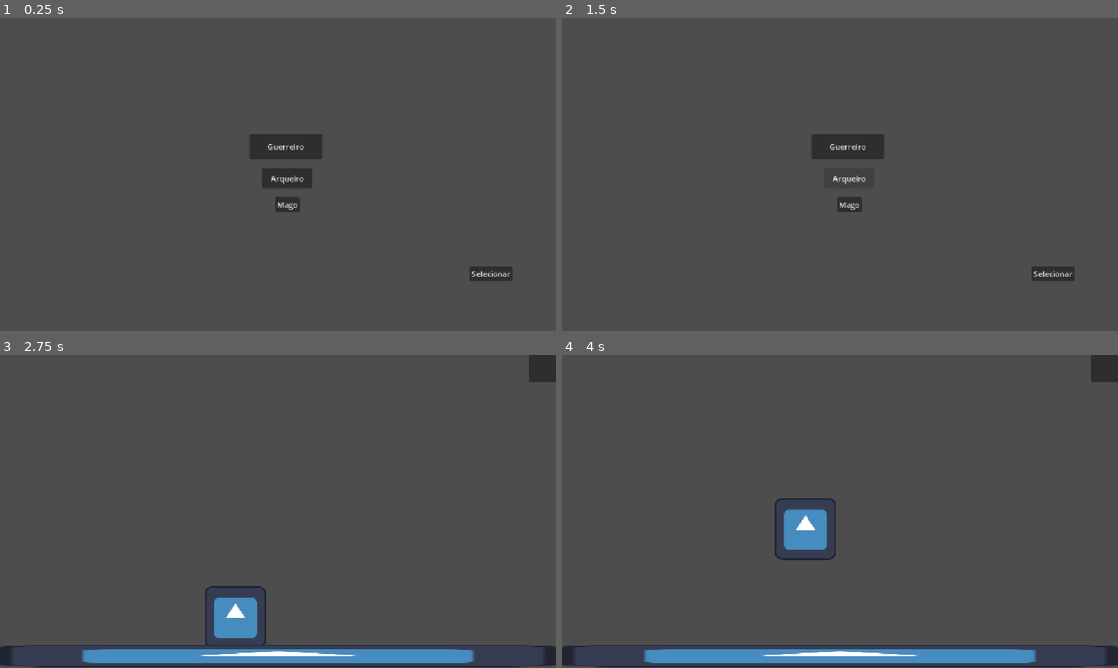
Above: before the commit, frames 1-4 (two rows, left to right).
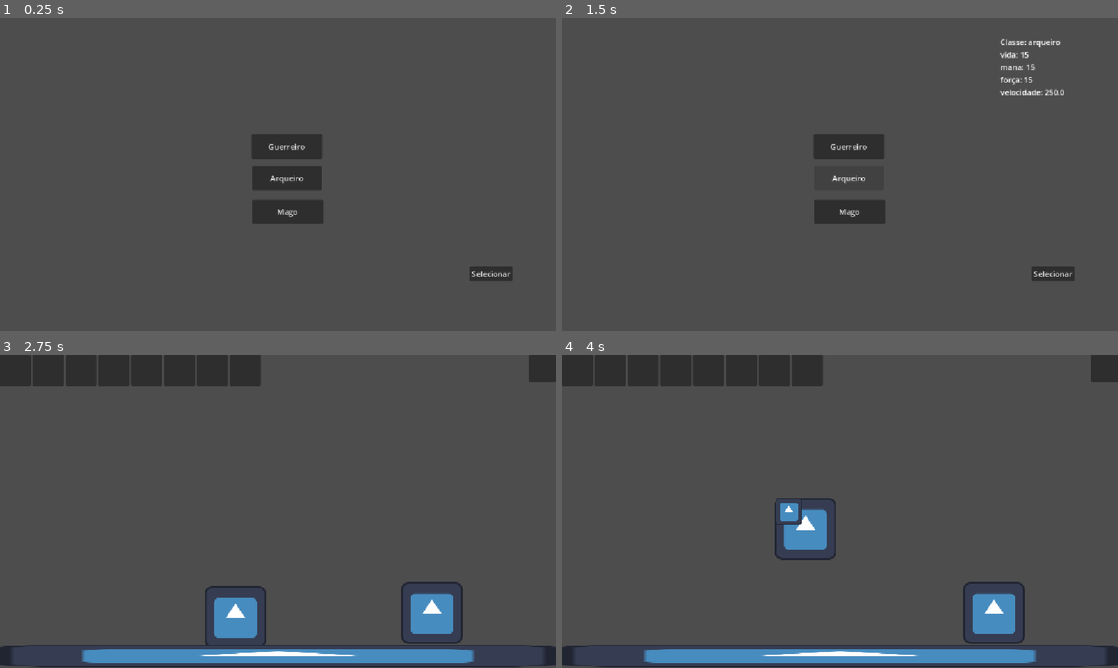
Above: after the commit, the same moments.

Repository: Braian-jm/O-mundo-magico
Game: Godot game, scene res://Player/class_select.tscn
Two runs of this game, one before a commit and one after it. Both use one fixed random seed, a clock stepped at 60 frames per second and the inputs below. The engine's default icon, where the game draws it, is replaced by a stand-in: a white triangle on a blue panel in a dark square.
Inputs (mouse positions are in pixels of both pictures, inside the frame that each line leads up to):
- Up to frame 1 (0.25 s): no input
- Up to frame 2 (1.5 s): click "Guerreiro" at 0.5 s; click "Arqueiro" at 1.25 s
- Up to frame 3 (2.75 s): click "Selecionar" at 2 s
- Up to frame 4 (4 s): tap Enter (ui_accept) at 2.75, 3.02, 3.77 s; move the mouse to (962, 495) at 2.77 s; tap A (A) at 2.85 s; tap D (D) at 3.05, 3.6 s; move the mouse to (728, 527) at 3.52 s; right-click (728, 527) at 3.8 s

The runs differ from the first frame. In frame 1, 1.4% of the frame differs, in the area x 45-59%, y 37-66%; in frame 2, 1.5%; in frame 3, 5.7%; in frame 4, 5.9%, in the area x 0-84%, y 0-93%.
Error before the commit: Invalid assignment of property or key 'texture' with value of type 'String' on a base object of type 'TextureRect'. (res://HUD/hotbar.gd:14)

Commit message:
loja adicionada

Diff:
--- a/HUD/hotbar.gd
+++ b/HUD/hotbar.gd
@@ -11,7 +11,7 @@
 var slots_visuais: Array = []
 
 func _ready() -> void:
-	arma_img.texture = Inventario.arma_atual;
+#	arma_img.texture = Inventario.arma_atual;
 
 	criar_slots_visuais()
 
--- a/HUD/inventario.gd
+++ b/HUD/inventario.gd
@@ -3,6 +3,7 @@
 # Quantos slots a hotbar tem. Ajuste esse número como quiser.
 const NUMERO_DE_SLOTS = 8
 var arma_atual: String;
+var moedas:int = 100
 # Array de Dictionaries. Cada posição representa um slot.
 # Um slot vazio é representado por um Dictionary vazio {}.
 var slots: Array = []
@@ -47,3 +48,13 @@
 		slots[index] = {} # esvazia o slot
 
 	inventario_alterado.emit()
+
+func adicionar_moedas(valor: int):
+	moedas += valor
+
+
+func remover_moedas(valor: int) -> bool:
+	if moedas >= valor:
+		moedas -= valor
+		return true
+	return false
--- a/HUD/slot.tscn
+++ b/HUD/slot.tscn
@@ -4,6 +4,7 @@
 
 [node name="slot" type="PanelContainer" unique_id=1376219901]
 custom_minimum_size = Vector2(64, 64)
+custom_maximum_size = Vector2(64, 64)
 script = ExtResource("1_c24ra")
 
 [node name="icone" type="TextureRect" parent="." unique_id=1032880099]
--- a/Mundo/mundo_teste.tscn
+++ b/Mundo/mundo_teste.tscn
@@ -3,6 +3,7 @@
 [ext_resource type="PackedScene" uid="uid://bsmbvnqayioel" path="res://Player/player.tscn" id="1_6umjo"]
 [ext_resource type="Texture2D" uid="uid://cxmf8ru6n1y7x" path="res://icon.svg" id="2_ejjm0"]
 [ext_resource type="PackedScene" uid="uid://bprscp3aujbxo" path="res://HUD/hotbar.tscn" id="3_ejjm0"]
+[ext_resource type="PackedScene" uid="uid://ru776mc8wdyv" path="res://NPC/npc.tscn" id="4_ibir4"]
 
 [sub_resource type="RectangleShape2D" id="RectangleShape2D_bhunq"]
 size = Vector2(1166, 51)
@@ -33,3 +34,6 @@
 anchors_preset = 0
 offset_right = 40.0
 offset_bottom = 40.0
+
+[node name="Node2D" parent="." unique_id=1708727199 instance=ExtResource("4_ibir4")]
+position = Vector2(536, 197)
--- /dev/null
+++ b/NPC/npc.tscn
@@ -0,0 +1,156 @@
+[gd_scene format=3 uid="uid://ru776mc8wdyv"]
+
+[ext_resource type="Script" uid="uid://h2dipscfh7j1" path="res://node_2d.gd" id="1_72fic"]
+[ext_resource type="Texture2D" uid="uid://cxmf8ru6n1y7x" path="res://icon.svg" id="2_3brfw"]
+
+[sub_resource type="RectangleShape2D" id="RectangleShape2D_72fic"]
+size = Vector2(485, 336)
+
+[node name="Node2D" type="Node2D" unique_id=1708727199]
+script = ExtResource("1_72fic")
+
+[node name="Sprite2D" type="Sprite2D" parent="." unique_id=2023740102]
+position = Vector2(359, 337)
+texture = ExtResource("2_3brfw")
+
+[node name="Area2D" type="Area2D" parent="." unique_id=1346551142]
+
+[node name="CollisionShape2D" type="CollisionShape2D" parent="Area2D" unique_id=237837498]
+position = Vector2(362, 340)
+shape = SubResource("RectangleShape2D_72fic")
+
+[node name="InteractionLabel" type="Label" parent="." unique_id=43355033]
+visible = false
+offset_left = 269.0
+offset_top = 231.0
+offset_right = 441.0
+offset_bottom = 254.0
+text = "Clique E para interagir"
+
+[node name="CanvasLayer" type="CanvasLayer" parent="." unique_id=488729441]
+
+[node name="ShopMenu" type="Control" parent="CanvasLayer" unique_id=1920232026]
+layout_mode = 3
+anchors_preset = 15
+anchor_right = 1.0
+anchor_bottom = 1.0
+grow_horizontal = 2
+grow_vertical = 2
+
+[node name="Panel" type="Panel" parent="CanvasLayer/ShopMenu" unique_id=51819193]
+layout_mode = 1
+anchors_preset = -1
+anchor_left = 0.5
+anchor_top = 0.15900001
+anchor_right = 0.95600003
+anchor_bottom = 0.83300006
+offset_left = -8.0
+offset_top = -0.03200531
+offset_right = -0.31201172
+offset_bottom = 0.21594238
+grow_horizontal = 2
+grow_vertical = 2
+
+[node name="VBoxContainer" type="VBoxContainer" parent="CanvasLayer/ShopMenu/Panel" unique_id=1326431164]
+layout_mode = 1
+anchors_preset = 15
+anchor_right = 1.0
+anchor_bottom = 1.0
+offset_right = -131.0
+offset_bottom = -13.0
+grow_horizontal = 2
+grow_vertical = 2
+alignment = 1
+
+[node name="buy_life_pt" type="Button" parent="CanvasLayer/ShopMenu/Panel/VBoxContainer" unique_id=20390774]
+custom_maximum_size = Vector2(400, 70)
+layout_mode = 2
+size_flags_vertical = 3
+text = "Pocao de vida
+cura 50 de hp "
+
+[node name="buy_spd_pt" type="Button" parent="CanvasLayer/ShopMenu/Panel/VBoxContainer" unique_id=187842861]
+custom_maximum_size = Vector2(400, 70)
+layout_mode = 2
+size_flags_vertical = 3
+text = "Pocao de velocidade
+te deixa mais rapido"
+
+[node name="buy_str_pt" type="Button" parent="CanvasLayer/ShopMenu/Panel/VBoxContainer" unique_id=126265734]
+custom_maximum_size = Vector2(400, 70)
+layout_mode = 2
+size_flags_vertical = 3
+text = "Pocao de forca
+te faz dar mais dano
+"
+
+[node name="buy_mana_pt" type="Button" parent="CanvasLayer/ShopMenu/Panel/VBoxContainer" unique_id=1886001796]
+custom_maximum_size = Vector2(400, 70)
+layout_mode = 2
+size_flags_vertical = 3
+text = "pocao de mana
+restaura 50 de mana"
+
+[node name="Label" type="Label" parent="CanvasLayer/ShopMenu/Panel" unique_id=1826219467]
+layout_mode = 0
+offset_left = 63.0
+offset_top = 20.0
+offset_right = 465.0
+offset_bottom = 43.0
+text = "Loja de Pocoes"
+horizontal_alignment = 1
+
+[node name="VBoxContainer2" type="VBoxContainer" parent="CanvasLayer/ShopMenu/Panel" unique_id=984615627]
+layout_mode = 1
+anchors_preset = -1
+anchor_left = 0.76900005
+anchor_top = 0.162
+anchor_right = 0.9850001
+anchor_bottom = 0.82600003
+offset_left = 0.12298584
+offset_top = -50.794
+offset_right = -6.005066
+offset_bottom = 25.037994
+
+[node name="dinheiro" type="Label" parent="CanvasLayer/ShopMenu/Panel/VBoxContainer2" unique_id=1772880827]
+custom_minimum_size = Vector2(0, 50)
+layout_mode = 2
+
+[node name="precoPocao1" type="Label" parent="CanvasLayer/ShopMenu/Panel/VBoxContainer2" unique_id=261445649]
+custom_minimum_size = Vector2(0, 70)
+custom_maximum_size = Vector2(400, 70)
+layout_mode = 2
+text = "R$ 10,00"
+horizontal_alignment = 1
+vertical_alignment = 1
+
+[node name="precoPocao2" type="Label" parent="CanvasLayer/ShopMenu/Panel/VBoxContainer2" unique_id=1517588900]
+custom_minimum_size = Vector2(0, 70)
+custom_maximum_size = Vector2(400, 70)
+layout_mode = 2
+text = "R$ 20,00"
+horizontal_alignment = 1
+vertical_alignment = 1
+
+[node name="precoPocao3" type="Label" parent="CanvasLayer/ShopMenu/Panel/VBoxContainer2" unique_id=1897959973]
+custom_minimum_size = Vector2(0, 70)
+custom_maximum_size = Vector2(400, 70)
+layout_mode = 2
+text = "R$ 25,00"
+horizontal_alignment = 1
+vertical_alignment = 1
+
+[node name="precoPocao4" type="Label" parent="CanvasLayer/ShopMenu/Panel/VBoxContainer2" unique_id=1884291762]
+custom_minimum_size = Vector2(0, 70)
+custom_maximum_size = Vector2(400, 70)
+layout_mode = 2
+text = "R$ 10,00"
+horizontal_alignment = 1
+vertical_alignment = 1
+
+[connection signal="body_entered" from="Area2D" to="." method="_on_area_2d_body_entered"]
+[connection signal="body_exited" from="Area2D" to="." method="_on_area_2d_body_exited"]
+[connection signal="pressed" from="CanvasLayer/ShopMenu/Panel/VBoxContainer/buy_life_pt" to="." method="_on_buy_life_pt_pressed"]
+[connection signal="pressed" from="CanvasLayer/ShopMenu/Panel/VBoxContainer/buy_spd_pt" to="." method="_on_buy_spd_pt_pressed"]
+[connection signal="pressed" from="CanvasLayer/ShopMenu/Panel/VBoxContainer/buy_str_pt" to="." method="_on_buy_str_pt_pressed"]
+[connection signal="pressed" from="CanvasLayer/ShopMenu/Panel/VBoxContainer/buy_mana_pt" to="." method="_on_buy_mana_pt_pressed"]
--- a/Player/class_select.gd
+++ b/Player/class_select.gd
@@ -3,14 +3,17 @@
 @onready var guerreiro: Button = $guerreiro
 @onready var arqueiro: Button = $arqueiro
 @onready var mago: Button = $mago
+@onready var info: Label = $Info
 
 
 
 func _on_button_pressed() -> void:
 	classe_escolhendo = Classes.guerreiro()
+	info.text = "Classe: " + str(Classes.guerreiro().display_name) + "\nvida: " + str(Classes.guerreiro().max_health) + "\nmana: " + str(Classes.guerreiro().max_mana) + "\nforça: " + str(Classes.guerreiro().strength) +"\nvelocidade: " + str(Classes.guerreiro().speed);
 
 func _on_arqueiro_pressed() -> void:
 	classe_escolhendo = Classes.arqueiro()
+	info.text = "Classe: " + str(Classes.arqueiro().display_name) + "\nvida: " + str(Classes.arqueiro().max_health) + "\nmana: " + str(Classes.arqueiro().max_mana) + "\nforça: " + str(Classes.arqueiro().strength) +"\nvelocidade: " + str(Classes.arqueiro().speed);
 
 func _on_select_pressed() -> void:
 	if classe_escolhendo == null:
@@ -20,3 +23,4 @@
 
 func _on_mago_pressed() -> void:
 	classe_escolhendo = Classes.mago()
+	info.text = "Classe: " + str(Classes.mago().display_name) + "\nvida: " + str(Classes.mago().max_health) + "\nmana: " + str(Classes.mago().max_mana) + "\nforça: " + str(Classes.mago().strength) +"\nvelocidade: " + str(Classes.arqueiro().speed);
--- a/Player/class_select.tscn
+++ b/Player/class_select.tscn
@@ -18,7 +18,7 @@
 anchor_top = 0.36800003
 anchor_right = 0.57900006
 anchor_bottom = 0.43600002
-offset_left = -0.24804688
+offset_left = 3.7519531
 offset_top = 1.5359802
 offset_right = 0.99194336
 offset_bottom = 9.471985
@@ -33,10 +33,10 @@
 anchor_top = 0.48000002
 anchor_right = 0.56200004
 anchor_bottom = 0.545
-offset_left = 0.40795898
-offset_top = -0.040008545
-offset_right = -0.42407227
-offset_bottom = -0.16000366
+offset_left = -20.592041
+offset_top = -5.0400085
+offset_right = 19.575928
+offset_bottom = 3.8399963
 text = "Arqueiro"
 
 [node name="select" type="Button" parent="." unique_id=288999149]
@@ -54,12 +54,24 @@
 
 [node name="mago" type="Button" parent="." unique_id=1654240081]
 layout_mode = 0
-offset_left = 570.0
-offset_top = 371.0
-offset_right = 621.0
-offset_bottom = 402.0
+offset_left = 522.0
+offset_top = 376.0
+offset_right = 670.0
+offset_bottom = 426.0
 theme_override_colors/icon_pressed_color = Color(0.9764706, 0.84313726, 0, 1)
 text = "Mago"
+
+[node name="Info" type="Label" parent="." unique_id=1003207066]
+layout_mode = 1
+anchors_preset = -1
+anchor_left = 0.78800005
+anchor_top = 0.059000004
+anchor_right = 0.95100003
+anchor_bottom = 0.40300003
+offset_left = 0.22393799
+offset_top = -0.23200226
+offset_right = 0.44799805
+offset_bottom = -0.14401245
 
 [connection signal="pressed" from="guerreiro" to="." method="_on_button_pressed"]
 [connection signal="pressed" from="arqueiro" to="." method="_on_arqueiro_pressed"]
--- a/Player/player.gd
+++ b/Player/player.gd
@@ -5,16 +5,15 @@
 var vida_atual;
 var max_mana;
 var dano;
+var mana_atual;
 var classe_atual:CharacterClass
+var ataque = preload("res://ataques/boladefogo.tscn")
+@onready var ataque_cooldown: Timer = $ataque_cooldown
+
+
 func _ready() -> void:
 	aplly_class(Classes.selected_class)
-	Inventario.adicionar_item({
-		"nome": "life_pot",
-		"quantidade": 2,
-		"textura": preload("res://icon.svg"),
-		"efeito": "curar",
-		"forca": 30
-	})
+
 func _input(event: InputEvent) -> void:
 	vida_atual = max_health
 	if Input.is_action_just_pressed("ui_accept") and is_on_floor():
@@ -23,12 +22,17 @@
 	for i in range(8):
 		if Input.is_action_just_pressed("hotbar_" + str(i + 1)):
 			usar_item_da_hotbar(i)
+	if Input.is_action_just_pressed("ataque") and ataque_cooldown.time_left <= 0:
+		atacar()
+
+
 func _physics_process(delta: float) -> void:
 	var direcao = Input.get_axis("A","D");
 	velocity.x = direcao * SPEED
 	if not is_on_floor():
 		velocity.y += gravity * delta;
 	move_and_slide()
+
 func aplly_class(data: CharacterClass):
 	classe_atual = data
 	max_health = data.max_health
@@ -36,17 +40,30 @@
 	dano = data.strength
 	SPEED = data.speed
 	print(SPEED)
+
 func usar_item_da_hotbar(indice: int) -> void:
 	if indice < 0 or indice >= Inventario.slots.size():
 		return
 	var item = Inventario.slots[indice]
 	if item.is_empty():
 		return
-
 	usar_item(item) # faltava isso
 	Inventario.remover_item(indice, 1) # consome uma unidade do item (opcional, mas provavelmente você quer isso)
+
 func usar_item(item: Dictionary):
 	match item.get("efeito", ""):
 		"curar":
 			vida_atual += item.get("forca", 0)
 			print(vida_atual)
+		"forte":
+			dano += item.get("forca", 0)
+		"speed":
+			SPEED += item.get("forca", 0)
+		"regen":
+			mana_atual += item.get("forca", 0)
+
+func atacar():
+	var ataque_intance = ataque.instantiate()
+	self.add_child(ataque_intance)
+	ataque_intance.global_position = self.global_position
+	ataque_cooldown.start();
--- a/Player/player.tscn
+++ b/Player/player.tscn
@@ -6,7 +6,7 @@
 [sub_resource type="RectangleShape2D" id="RectangleShape2D_bhunq"]
 size = Vector2(127, 121)
 
-[node name="player" type="CharacterBody2D" unique_id=1447888482]
+[node name="player" type="CharacterBody2D" unique_id=1447888482 groups=["player"]]
 position = Vector2(599, 472)
 script = ExtResource("1_4ntmi")
 gravity = 250.0
@@ -17,3 +17,7 @@
 [node name="CollisionShape2D" type="CollisionShape2D" parent="." unique_id=1332938676]
 position = Vector2(0, -1)
 shape = SubResource("RectangleShape2D_bhunq")
+
+[node name="ataque_cooldown" type="Timer" parent="." unique_id=1740380678]
+wait_time = 0.75
+one_shot = true
--- /dev/null
+++ b/ataques/boladefogo.gd
@@ -0,0 +1,12 @@
+extends CharacterBody2D
+
+
+# Called when the node enters the scene tree for the first time.
+func _ready() -> void:
+	pass
+
+
+# Called every frame. 'delta' is the elapsed time since the previous frame.
+func _process(delta: float) -> void:
+	self.velocity.x += 100 * delta
+	move_and_slide()
--- /dev/null
+++ b/ataques/boladefogo.tscn
@@ -0,0 +1,16 @@
+[gd_scene format=3 uid="uid://3dwe1i2kvwvq"]
+
+[ext_resource type="Script" uid="uid://ce6on4ova1gys" path="res://ataques/boladefogo.gd" id="1_lnjkj"]
+[ext_resource type="Texture2D" uid="uid://cxmf8ru6n1y7x" path="res://icon.svg" id="2_ay26g"]
+
+[node name="boladefogo" type="CharacterBody2D" unique_id=46509432]
+script = ExtResource("1_lnjkj")
+
+[node name="Area2D" type="Area2D" parent="." unique_id=660809095]
+
+[node name="CollisionShape2D" type="CollisionShape2D" parent="Area2D" unique_id=1802823673]
+
+[node name="Sprite2D" type="Sprite2D" parent="." unique_id=644276719]
+position = Vector2(-36.5, -36)
+scale = Vector2(0.4296875, 0.4375)
+texture = ExtResource("2_ay26g")
--- /dev/null
+++ b/node_2d.gd
@@ -0,0 +1,70 @@
+extends Node2D
+
+var player_inside := false
+
+@onready var interaction_label = $InteractionLabel
+@onready var shop_menu = $CanvasLayer/ShopMenu
+
+func _ready():
+	shop_menu.visible = false
+	interaction_label.visible = false
+
+func _on_area_2d_body_entered(body):
+	if body.is_in_group("player"):
+		player_inside = true
+		interaction_label.visible = true
+
+func _on_area_2d_body_exited(body):
+	if body.is_in_group("player"):
+		player_inside = false
+		interaction_label.visible = false
+		shop_menu.visible = false
+
+func _process(_delta):
+	if player_inside and Input.is_action_just_pressed("interact"):
+		abrir_loja()
+
+func abrir_loja():
+	shop_menu.visible = true
+	interaction_label.visible = false
+
+func _on_buy_mana_pt_pressed() -> void:
+	if Inventario.moedas - 10 >= 0:
+		Inventario.adicionar_item({
+			"nome": "mana_pot",
+			"quantidade": 1,
+			"textura": preload("res://icon.svg"),
+			"efeito": "restaurar",
+			"forca": 30
+		})
+		Inventario.moedas -= 10
+func _on_buy_str_pt_pressed() -> void:
+	if Inventario.moedas - 20 >= 0:
+		Inventario.adicionar_item({
+			"nome": "str_pot",
+			"quantidade": 1,
+			"textura": preload("res://icon.svg"),
+			"efeito": "forte",
+			"forca": 30
+		})
+		Inventario.moedas -= 10
+func _on_buy_spd_pt_pressed() -> void:
+	if Inventario.moedas - 25 >= 0:
+		Inventario.adicionar_item({
+			"nome": "spd_pot",
+			"quantidade": 1,
+			"textura": preload("res://icon.svg"),
+			"efeito": "speed",
+			"forca": 50
+		})
+		Inventario.moedas -= 10
+func _on_buy_life_pt_pressed() -> void:
+	if Inventario.moedas - 10 >= 0:
+		Inventario.adicionar_item({
+			"nome": "life_pot",
+			"quantidade": 1,
+			"textura": preload("res://icon.svg"),
+			"efeito": "curar",
+			"forca": 30
+		})
+		Inventario.moedas -= 10
--- a/project.godot
+++ b/project.godot
@@ -23,6 +23,10 @@
 
 window/stretch/mode="canvas_items"
 window/stretch/aspect="expand"
+
+[global_group]
+
+player=""
 
 [input]
 
@@ -76,6 +80,16 @@
 "events": [Object(InputEventKey,"resource_local_to_scene":false,"resource_name":"","device":-1,"window_id":0,"alt_press …(191 unchanged characters)…
 ]
 }
+interact={
+"deadzone": 0.2,
+"events": [Object(InputEventKey,"resource_local_to_scene":false,"resource_name":"","device":-1,"window_id":0,"alt_pressed":false,"shift_pressed":false,"ctrl_pressed":false,"meta_pressed":false,"pressed":false,"keycode":0,"physical_keycode":69,"key_label":0,"unicode":101,"location":0,"echo":false,"script":null)
+]
+}
+ataque={
+"deadzone": 0.2,
+"events": [Object(InputEventMouseButton,"resource_local_to_scene":false,"resource_name":"","device":-1,"window_id":0,"alt_pressed":false,"shift_pressed":false,"ctrl_pressed":false,"meta_pressed":false,"button_mask":2,"position":Vector2(210, 7),"global_position":Vector2(219, 55),"factor":1.0,"button_index":2,"canceled":false,"pressed":true,"double_click":false,"script":null)
+]
+}
 
 [physics]
 
Not shown, added: ataques/boladefogo.gd.uid
Not shown, added: node_2d.gd.uid
